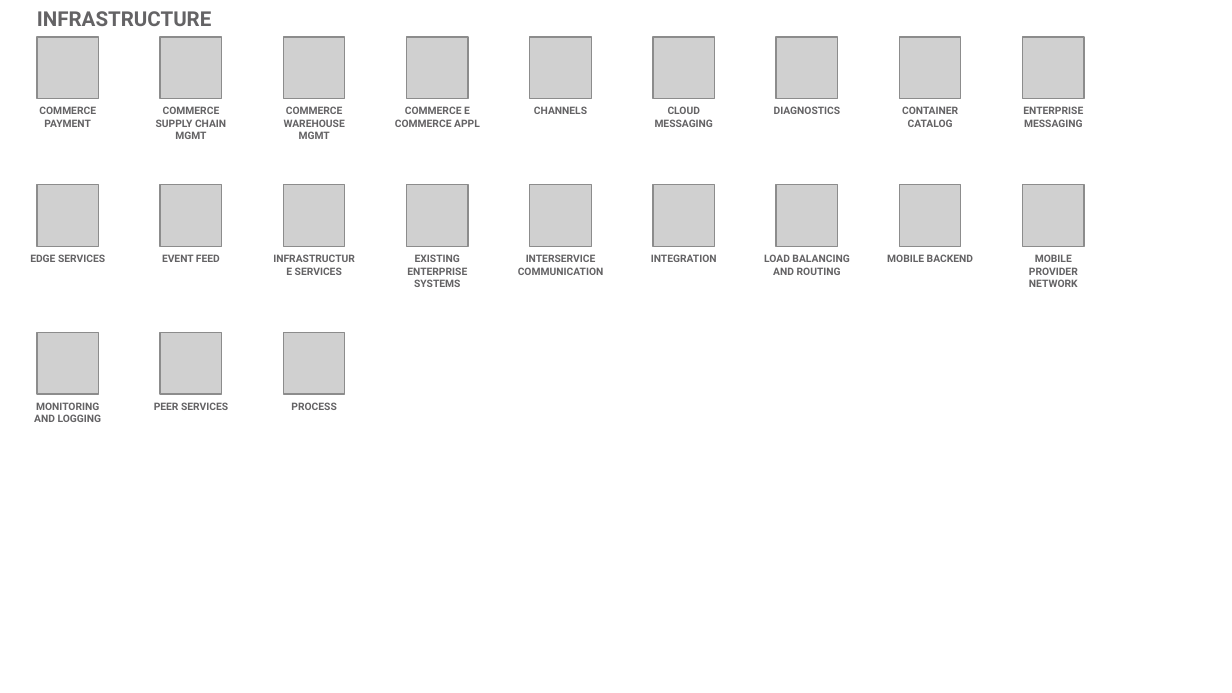
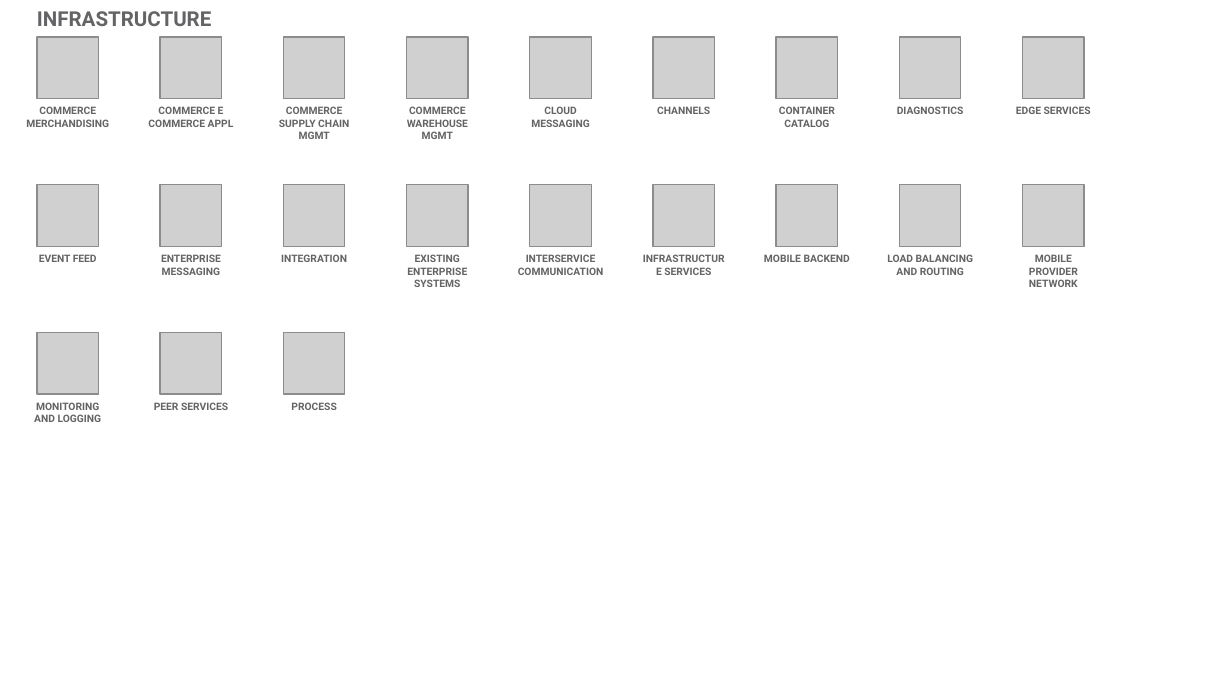
Before and after one commit to l2fprod/myarchitecture, a slide deck: slide 18 of mycatalog-architecture-diagram-template.pptx. Drawn at 1232x693 pixels with LibreOffice and Linux fonts; fonts in the diff are those of the drawing; grey boxes stand for pictures. Boxes give left, top, right and bottom in pixels: in the first picture for what was removed or moved away, otherwise in the second. Text is boxed around its words. In the diff, an @@ line names an element or a change of style, - is before the commit and + after.

Commit message:
new deck

```diff
--- a/mycatalog-architecture-diagram-template.pptx
+++ b/mycatalog-architecture-diagram-template.pptx
@@ text at (x1=26, y1=106, x2=109, y2=127): text changed @@
-COMMERCE PAYMENT
+COMMERCE MERCHANDISING
@@ text at (x1=148, y1=106, x2=234, y2=127): text changed @@
-COMMERCE SUPPLY CHAIN MGMT
+COMMERCE E COMMERCE APPL
@@ text at (x1=279, y1=106, x2=349, y2=139): text changed @@
-COMMERCE WAREHOUSE MGMT
+COMMERCE SUPPLY CHAIN MGMT
@@ text at (x1=407, y1=106, x2=468, y2=139): text changed @@
-COMMERCE E COMMERCE APPL
+COMMERCE WAREHOUSE MGMT
@@ text at (x1=1016, y1=106, x2=1091, y2=114): text changed @@
-ENTERPRISE MESSAGING
+EDGE SERVICES
@@ text removed at (x1=30, y1=254, x2=105, y2=262) @@
-EDGE SERVICES
@@ text added at (x1=161, y1=254, x2=221, y2=275), 6 pt, text #646365, bold @@
+ENTERPRISE MESSAGING
@@ text at (x1=281, y1=254, x2=347, y2=262): text changed @@
-INFRASTRUCTURE SERVICES
+INTEGRATION
@@ text at (x1=664, y1=267, x2=711, y2=275): text changed @@
-INTEGRATION
+INFRASTRUCTURE SERVICES
@@ 4 texts moved together from (x1=162, y1=106, x2=973, y2=262) to (x1=39, y1=106, x2=850, y2=262) @@
@@ 3 texts moved together from (x1=534, y1=106, x2=849, y2=275) to (x1=657, y1=106, x2=973, y2=275) @@
```
Also in this commit, not shown: 11 other slides changed, 1 slide added, 1 slide removed.
